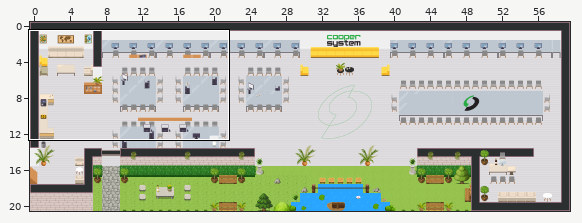
Two states of a Tiled map (JSON), map.tmj. Above: a wide view before the commit, with the close-up outlined.
Close-up. Old version:
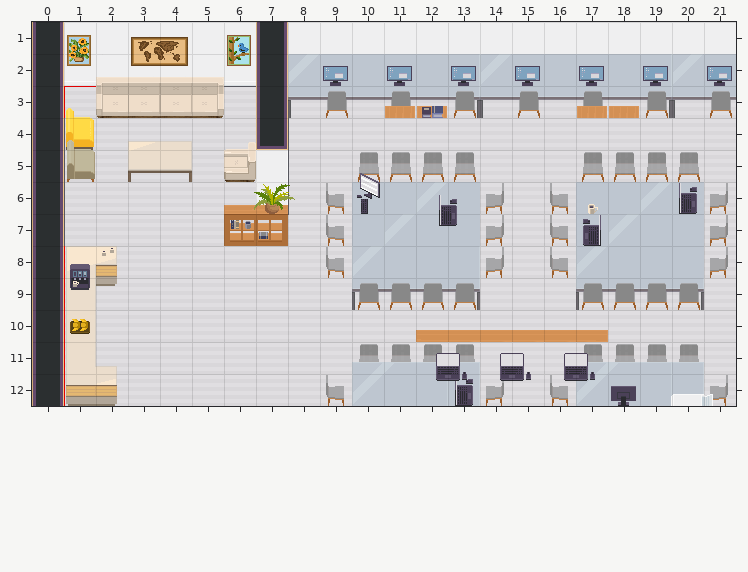
Cells are 32x32 px. Shown: x 0..21, y 1..12. The commit also changed other parts of the map, which this record leaves out.
After the commit:
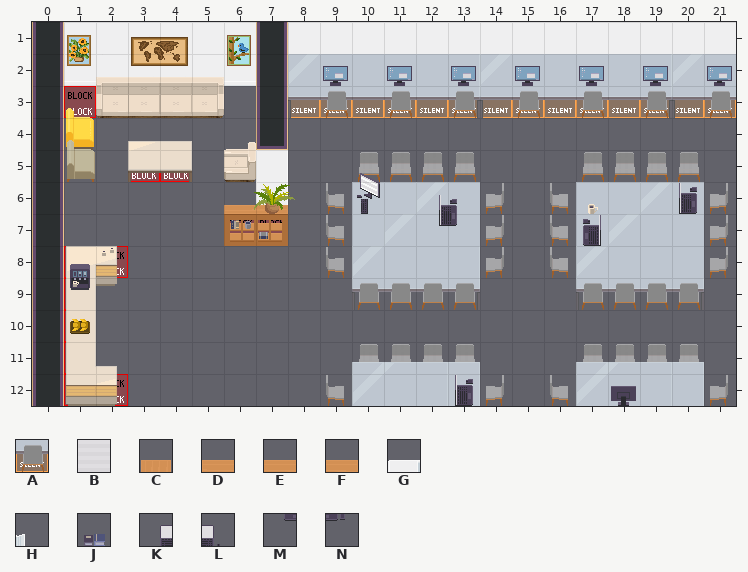
Key: from "Chunk 1": A 3, B 4, C 230, D 233, E 234, F 235, G 238 flipped left-right, H 239 flipped left-right, J 244, K 247, L 248, M 249, N 250.
_ is an empty cell.
See-through tiles are keyed as they look on the map.
Change:
Layer "collisions":
y 3: x 8..21 ______________ -> AAAAAAAAAAAAAA
Layer "floor/floor-internal" (now hidden):
y 3..5: x 1..6 BBBBBB -> ______; x 8..21 BBBBBBBBBBBBBB -> ______________
y 6: x 1..6 BBBBBB -> ______; x 8..9 BB -> __; x 13..16 BBBB -> ____; x 20..21 BB -> __
y 7..8: x 1..9 BBBBBBBBB -> _________; x 13..16 BBBB -> ____; x 20..21 BB -> __
y 9..11: x 1..21 BBBBBBBBBBBBBBBBBBBBB -> _____________________
y 12: x 1..9 BBBBBBBBB -> _________; x 12..17 BBBBBB -> ______; x 19..21 BBB -> ___
Layer "above/above1":
y 3: x 11..12 CC -> __; x 17..18 CC -> __
y 10: x 12..17 DEEEEF -> ______
y 12: x 20..21 GH -> __
Layer "above/above2":
y 3: x 12 J -> _
y 11: x 12..17 KLKLKL -> ______
y 12: x 12..17 MNMNMN -> ______
Boxes around the changes in both close-ups, in picture pixels (x1, y1, x2, y2):
changed: (65, 87, 736, 406)
